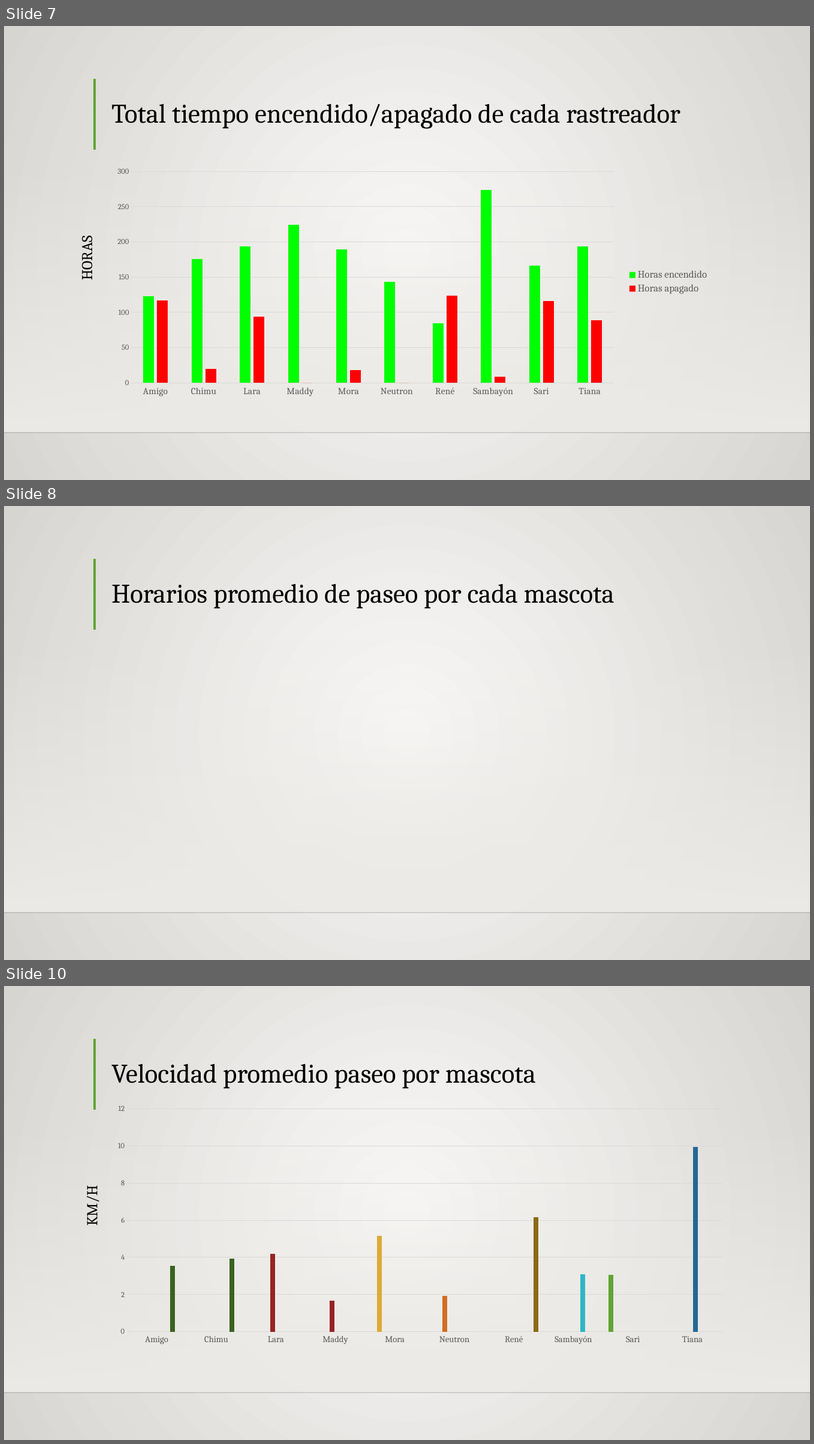
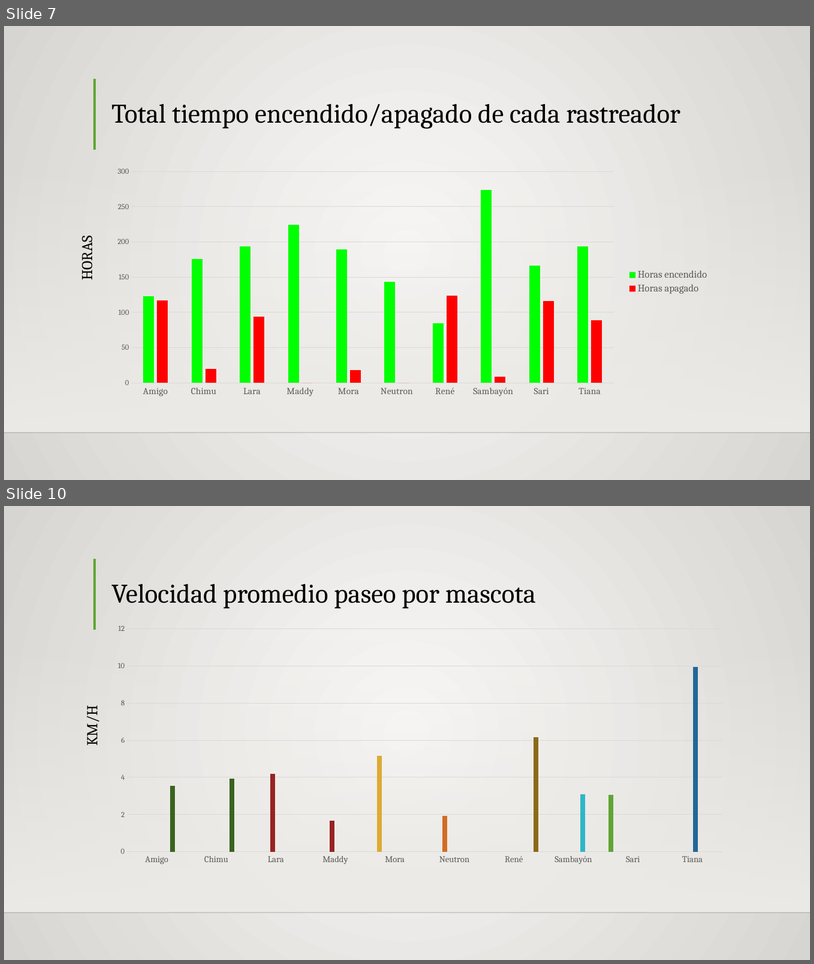
Before and after one commit to Siriusg2/resumenipa, a slide deck: excel_reports/IPApresentacion.pptx. Shown one above the other, each under a label of ours: slides 7, 8 and 10 before the commit, slides 7 and 10 after it; the slides between them are not shown. The pictures are 814x1444 and 814x964 pixels, drawn with LibreOffice and Linux fonts; fonts in the diff are those of the drawing; background and template pictures are left out. Boxes give left, top, right and bottom in pixels: in the first picture for what was removed or moved away, otherwise in the second. Text is boxed around its words. In the diff, an @@ line names an element or a change of style, - is before the commit and + after.

```diff
--- a/excel_reports/IPApresentacion.pptx
+++ b/excel_reports/IPApresentacion.pptx
@@ slide 8 removed at (4,506,810,960), background gradient #FAFAF9 to #D7D5D2; not listed: 3 template elements that a slide beside it also shows @@
@@ title removed at (111,584,615,609) @@
-Horarios promedio de paseo por cada mascota
```
Also in this commit, not shown: 1 slide changed, 1 slide added, 1 other file.
